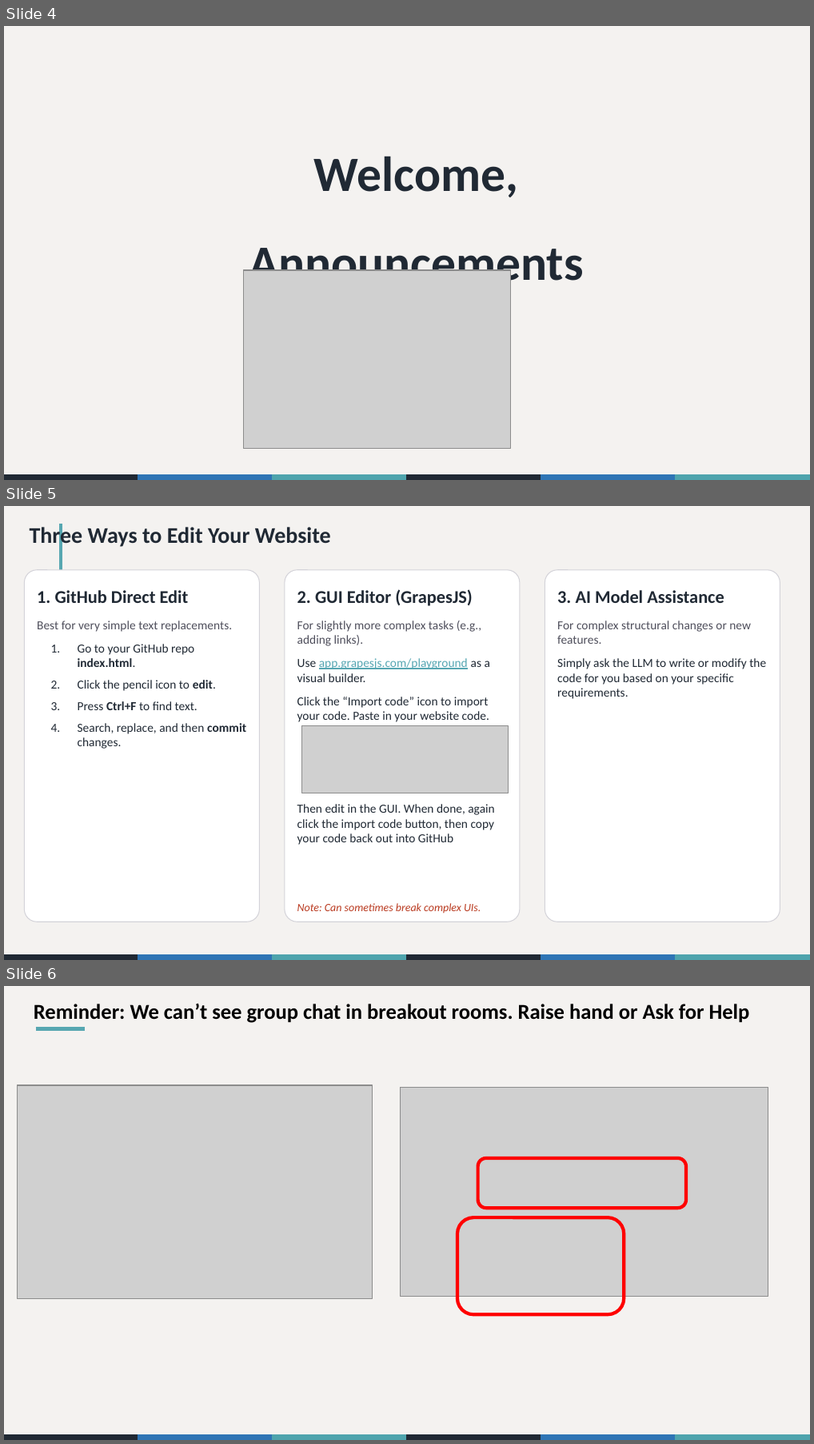
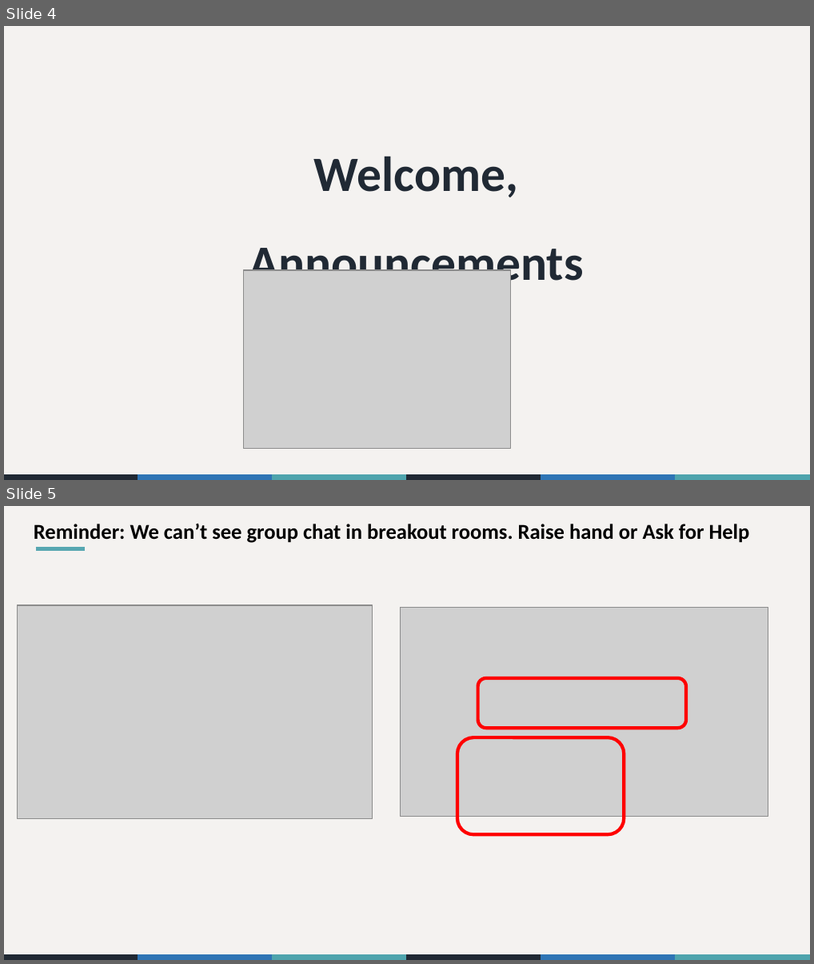
Before and after one commit to the-graph-courses/aiw_2026_t3_materials, a slide deck: week_03_workshop/aiw_workshop_03_slides.pptx. Shown one above the other, each under a label of ours: slides 4, 5 and 6 before the commit, slides 4 and 5 after it. The pictures are 814x1444 and 814x964 pixels, drawn with LibreOffice and Linux fonts; fonts in the diff are those of the drawing; grey boxes stand for pictures. Boxes give left, top, right and bottom in pixels: in the first picture for what was removed or moved away, otherwise in the second. Text is boxed around its words. In the diff, an @@ line names an element or a change of style, - is before the commit and + after.

```diff
--- a/week_03_workshop/aiw_workshop_03_slides.pptx
+++ b/week_03_workshop/aiw_workshop_03_slides.pptx
@@ slide 5 removed at [4, 506, 810, 960], background #F4F2F0; not listed: 6 template elements that a slide beside it also shows @@
@@ text removed at [30, 524, 331, 548] @@
-Three Ways to Edit Your Website
@@ line removed from (61, 573) to (61, 523) @@
@@ rounded rectangle removed at [24, 570, 260, 921] @@
@@ rounded rectangle removed at [285, 570, 520, 921] @@
@@ rounded rectangle removed at [545, 570, 781, 921] @@
@@ text removed at [37, 590, 246, 748] @@
-1. GitHub Direct Edit
-Best for very simple text replacements.
-1. Go to your GitHub repo index.html.
-2. Click the pencil icon to edit.
-3. Press Ctrl+F to find text.
-4. Search, replace, and then commit changes.
@@ text removed at [298, 589, 495, 913] @@
-2. GUI Editor (GrapesJS)
-For slightly more complex tasks (e.g., adding links).
-Use app.grapesjs.com/playground as a visual builder.
-Click the “Import code” icon to import your code. Paste in your website code.
-Then edit in the GUI. When done, again click the import code button, then copy your code back out into GitHub
-Note: Can sometimes break complex UIs.
@@ text removed at [558, 590, 766, 699] @@
-3. AI Model Assistance
-For complex structural changes or new features.
-Simply ask the LLM to write or modify the code for you based on your specific requirements.
@@ picture removed at [302, 725, 509, 793] @@
@@ what was slide 6 is now slide 5 @@
```
Also in this commit, not shown: 5 slides changed, 1 slide added, 6 other slides removed, 7 other files.
